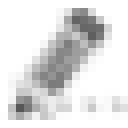
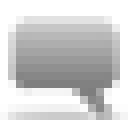
Layers edited between the first and the second 128 x 128 image:
added layer "Layer 17" above "Layer 16" over [0, 16, 128, 120]
hid "Layer 16" over [0, 8, 128, 120]
